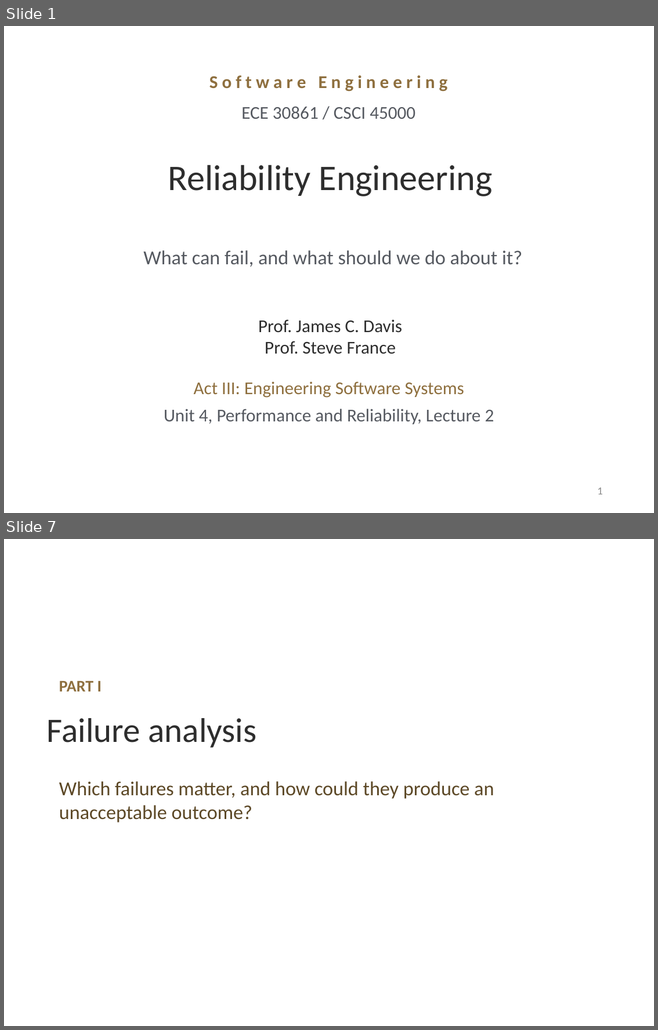
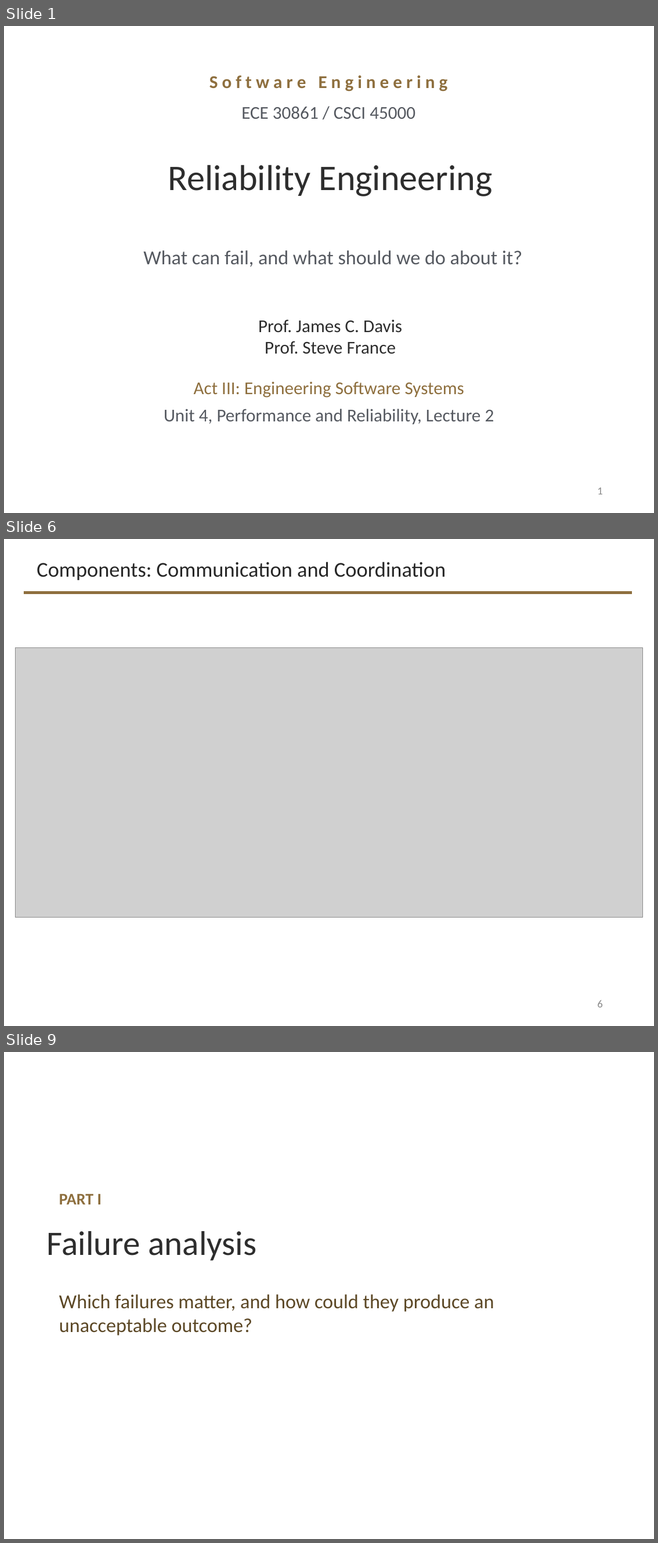
Before and after one commit to davisjam/model-based-agentic-software-engineering, a slide deck: course/lectures/act-3-software-in-the-world/04-performance-and-reliability/3-4-Performance-and-Reliability-2-Reliability-Engineering.pptx. Shown one above the other, each under a label of ours: slides 1 and 7 before the commit, slides 1, 6 and 9 after it; the slides between them are not shown. The pictures are 658x1030 and 658x1543 pixels, drawn with LibreOffice and Linux fonts; fonts in the diff are those of the drawing; grey boxes stand for pictures; background and template pictures are left out. Boxes give left, top, right and bottom in pixels: in the first picture for what was removed or moved away, otherwise in the second. Text is boxed around its words. In the diff, an @@ line names an element or a change of style, - is before the commit and + after.

```diff
--- a/course/lectures/act-3-software-in-the-world/04-performance-and-reliability/3-4-Performance-and-Reliability-2-Reliability-Engineering.pptx
+++ b/course/lectures/act-3-software-in-the-world/04-performance-and-reliability/3-4-Performance-and-Reliability-2-Reliability-Engineering.pptx
@@ slide 6 added at <box>4,539,654,1026</box>, background #FFFFFF @@
@@ title added at <box>36,562,445,580</box>, 23.4 pt, text #262626 @@
+Components: Communication and Coordination
@@ line added from (24, 593) to (632, 593), #8E6F3E 3 pt @@
@@ picture added at <box>15,648,642,918</box> @@
@@ page number added at <box>597,1000,602,1008</box>, 12 pt, text #888888 @@
+6
@@ what was slide 7 is now slide 9 @@
```
Also in this commit, not shown: 23 slides changed, 8 other slides added, 3 slides removed, 2 other files.
